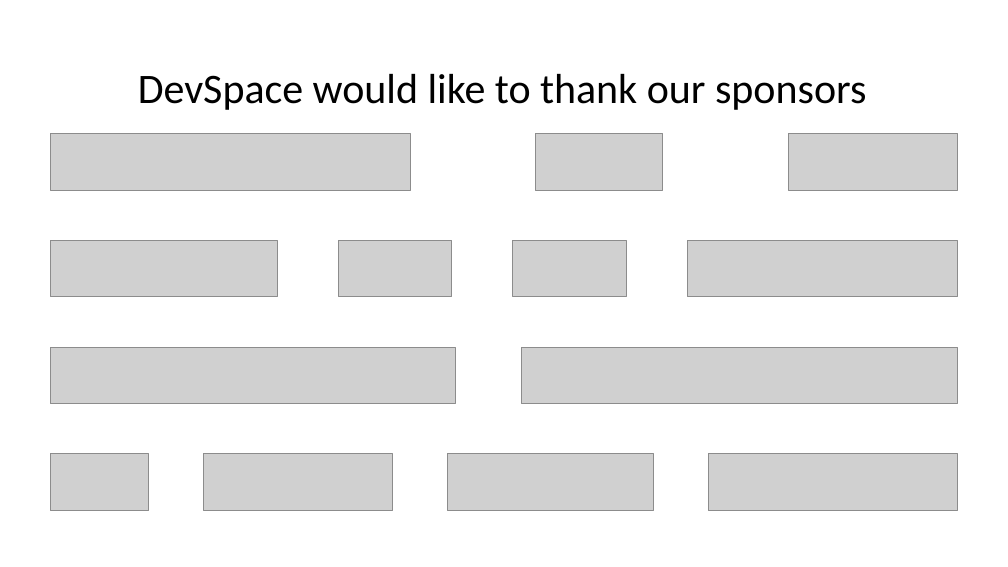
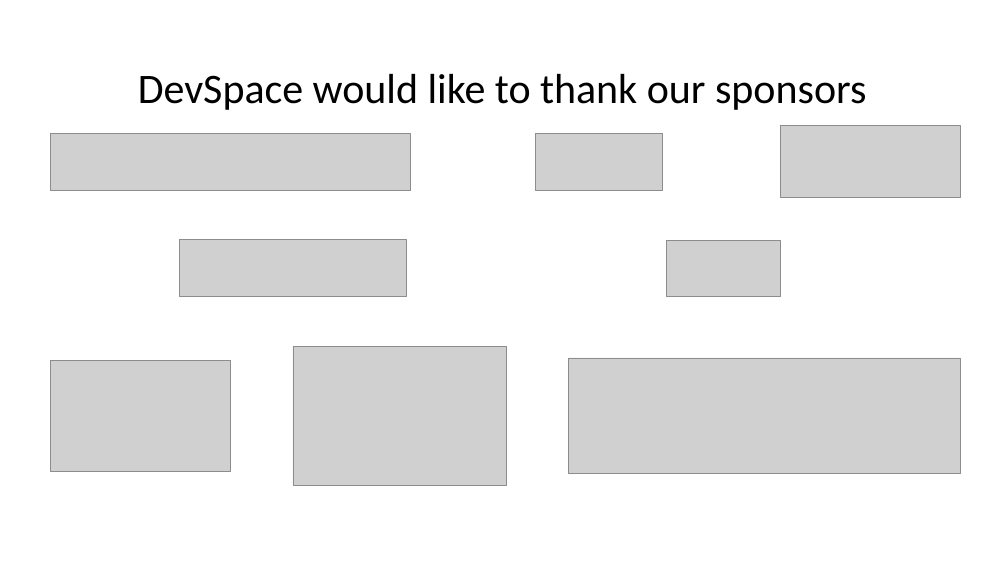
Before and after one commit to concept-x/WebsiteAndApi, a slide deck: slide 1 of WebsiteAndApi/Files/sponsors.ppt. Drawn at 1008x567 pixels with LibreOffice and Linux fonts; fonts in the diff are those of the drawing; grey boxes stand for pictures. Boxes give left, top, right and bottom in pixels: in the first picture for what was removed or moved away, otherwise in the second. Text is boxed around its words. In the diff, an @@ line names an element or a change of style, - is before the commit and + after.

```diff
--- a/WebsiteAndApi/Files/sponsors.ppt
+++ b/WebsiteAndApi/Files/sponsors.ppt
@@ picture: place and size @@
-picture at (788, 133, 957, 190)
+picture at (780, 125, 960, 197)
@@ picture removed at (50, 240, 277, 297) @@
@@ picture: place and size @@
-picture at (339, 240, 452, 297)
+picture at (180, 240, 407, 296)
@@ picture removed at (512, 240, 626, 297) @@
@@ picture: place and size @@
-picture at (687, 240, 957, 297)
+picture at (666, 240, 780, 297)
@@ picture: place and size @@
-picture at (50, 347, 455, 404)
+picture at (293, 346, 506, 484)
@@ picture: place and size @@
-picture at (521, 347, 957, 404)
+picture at (568, 357, 960, 473)
@@ picture: place and size @@
-picture at (50, 453, 148, 510)
+picture at (51, 360, 230, 471)
@@ picture removed at (203, 453, 392, 510) @@
@@ picture removed at (447, 453, 654, 510) @@
@@ picture removed at (708, 453, 957, 510) @@
```
Also in this commit, not shown: 3 other files.
